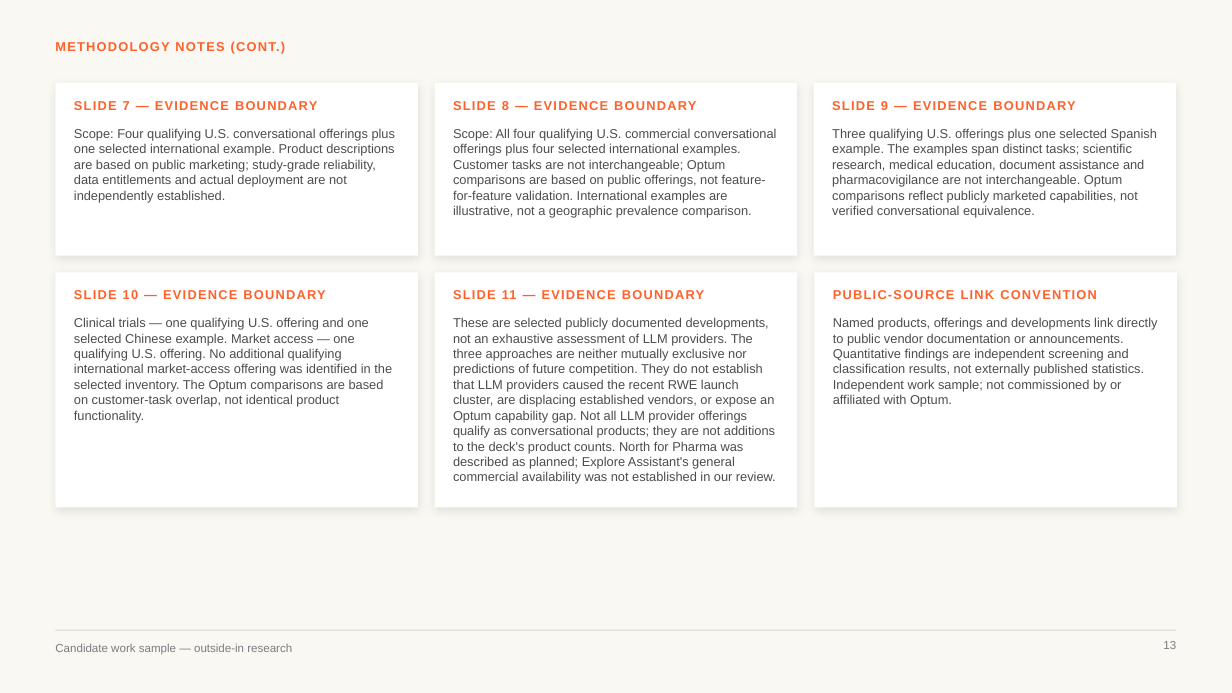
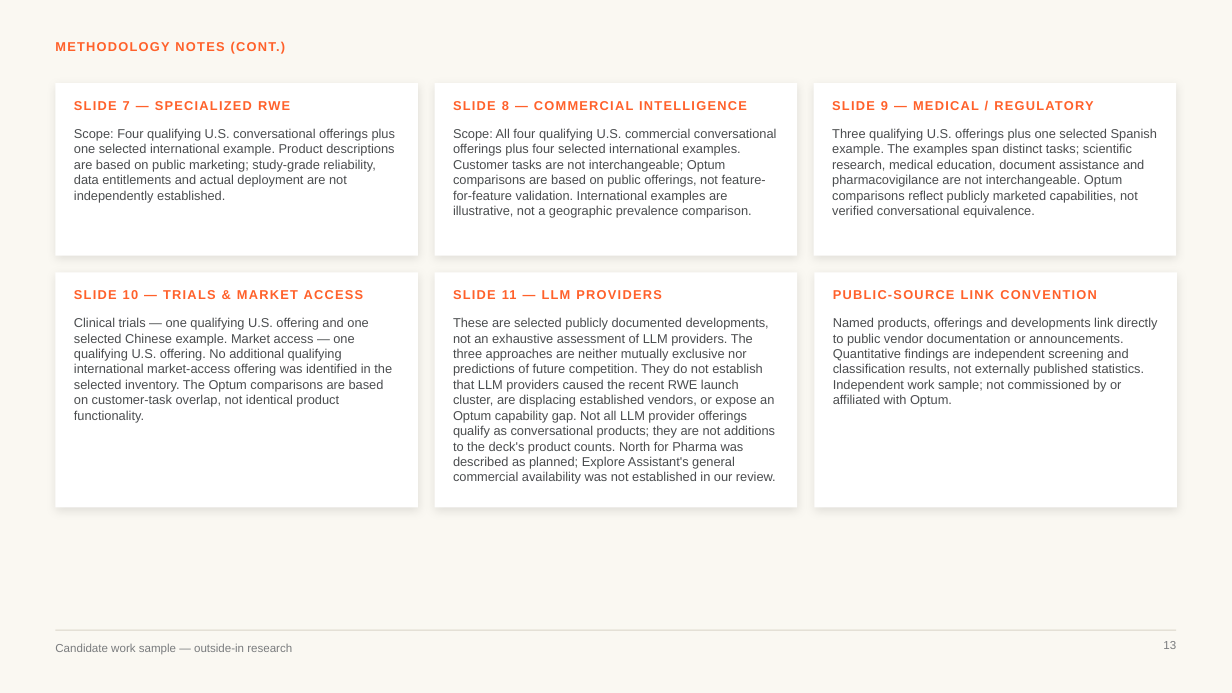
Before and after one commit to marinojt/test, a slide deck: slide 13 of deck/Optum-LS-Conversational-AI-sourced.pptx. Drawn at 1232x693 pixels with LibreOffice and Linux fonts; fonts in the diff are those of the drawing. Boxes give left, top, right and bottom in pixels: in the first picture for what was removed or moved away, otherwise in the second. Text is boxed around its words. In the diff, an @@ line names an element or a change of style, - is before the commit and + after.

```diff
--- a/deck/Optum-LS-Conversational-AI-sourced.pptx
+++ b/deck/Optum-LS-Conversational-AI-sourced.pptx
@@ text at [74,101,290,110]: text changed @@
-SLIDE 7 — EVIDENCE BOUNDARY
+SLIDE 7 — SPECIALIZED RWE
@@ text at [453,100,747,113]: text changed @@
-SLIDE 8 — EVIDENCE BOUNDARY
+SLIDE 8 — COMMERCIAL INTELLIGENCE
@@ text at [832,101,1093,110]: text changed @@
-SLIDE 9 — EVIDENCE BOUNDARY
+SLIDE 9 — MEDICAL / REGULATORY
@@ text at [74,290,364,299]: text changed @@
-SLIDE 10 — EVIDENCE BOUNDARY
+SLIDE 10 — TRIALS & MARKET ACCESS
@@ text at [453,290,661,299]: text changed @@
-SLIDE 11 — EVIDENCE BOUNDARY
+SLIDE 11 — LLM PROVIDERS
```
Also in this commit, not shown: 1 other slide changed, 3 other files.
